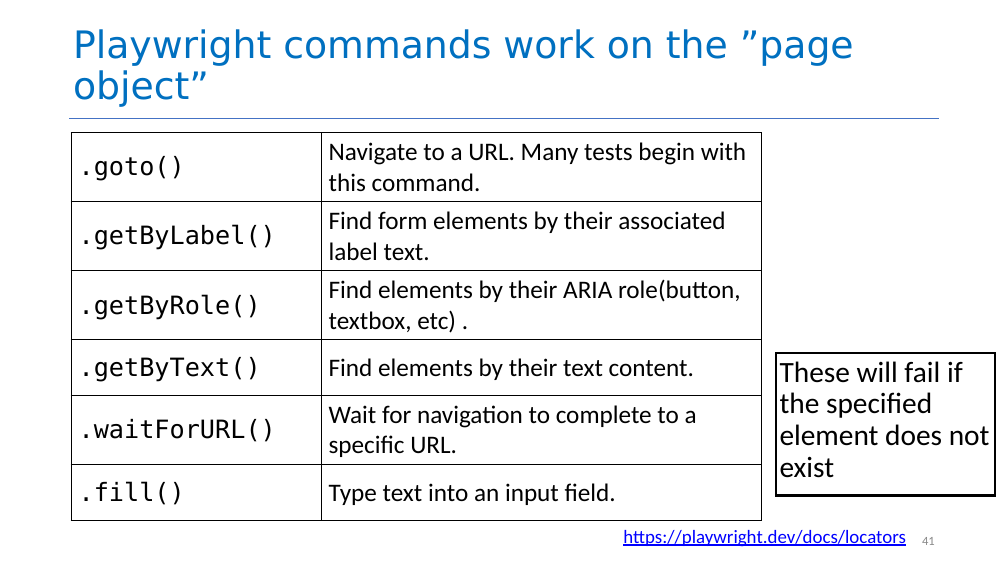
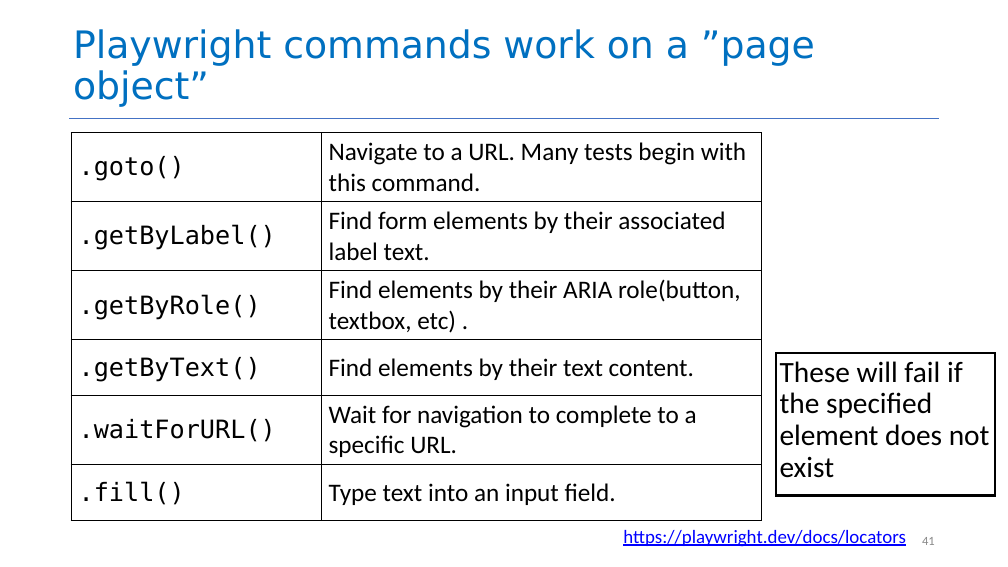
Before and after one commit to neu-se/CS4530-Spring-2026, a slide deck: slide 41 of Slides/Module 06 React Hooks.pptx. Drawn at 1008x567 pixels with LibreOffice and Linux fonts; fonts in the diff are those of the drawing. Boxes give left, top, right and bottom in pixels: in the first picture for what was removed or moved away, otherwise in the second. Text is boxed around its words. In the diff, an @@ line names an element or a change of style, - is before the commit and + after.

```diff
--- a/Slides/Module 06 React Hooks.pptx
+++ b/Slides/Module 06 React Hooks.pptx
@@ title at [73, 29, 815, 107]: text changed @@
-Playwright commands work on the ”page object”
+Playwright commands work on a ”page object”
```
Also in this commit, not shown: 4 other slides changed, 1 other file.
